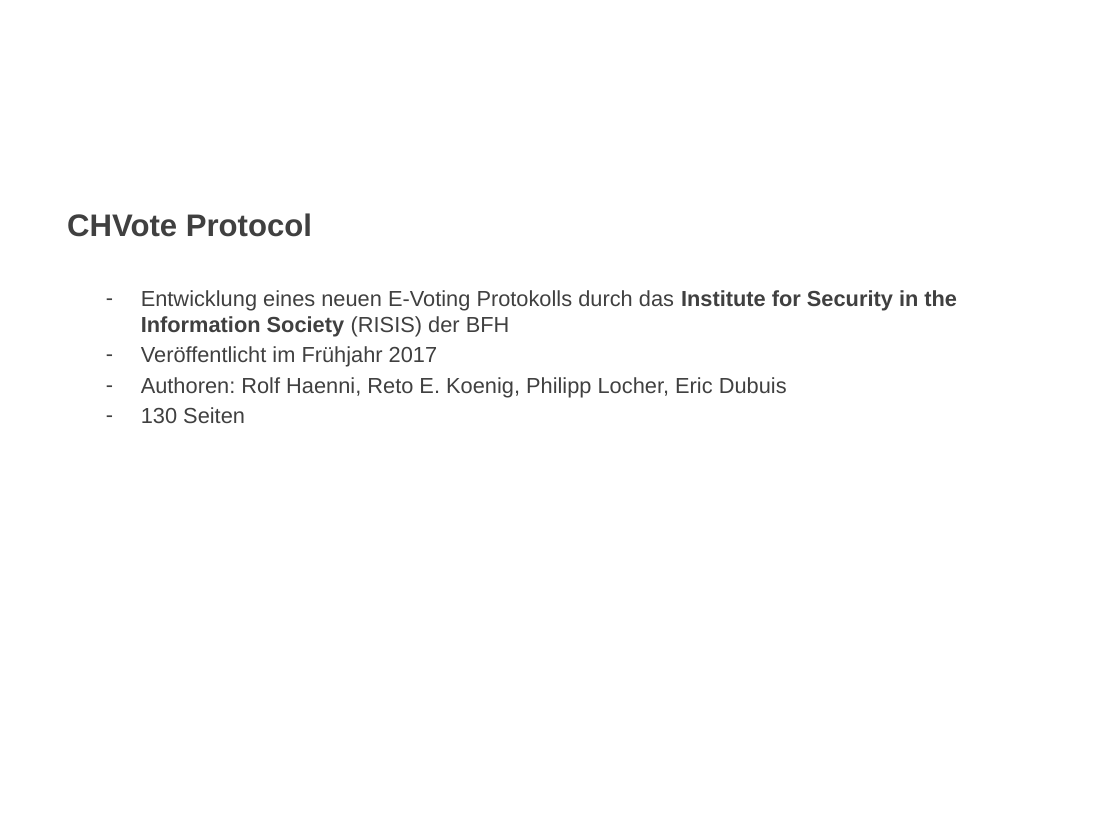
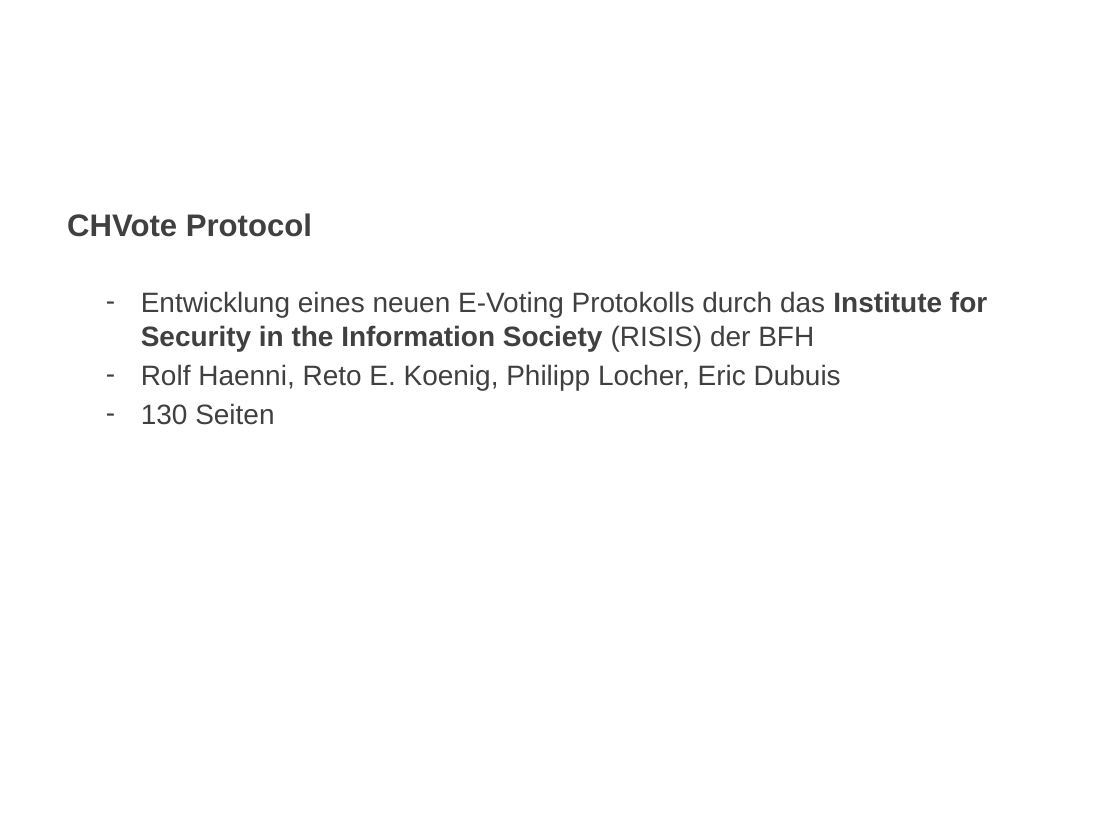
Before and after one commit to nextgenevoting/visualizer, a slide deck: slide 3 of docs/Presentation.pptx. Drawn at 1120x840 pixels with LibreOffice and Linux fonts; fonts in the diff are those of the drawing; background and template pictures are left out. Boxes give left, top, right and bottom in pixels: in the first picture for what was removed or moved away, otherwise in the second. Text is boxed around its words. In the diff, an @@ line names an element or a change of style, - is before the commit and + after.

```diff
--- a/docs/Presentation.pptx
+++ b/docs/Presentation.pptx
@@ text at [141,291,987,425]: size 14 to 18 pt in "Entwicklung eines neuen E-Voting Protokolls durch das ...", "130 Seiten" @@
@@ text at [141,364,841,390]: text changed; size 14 to 18 pt @@
-– Veröffentlicht im Frühjahr 2017
-– Authoren: Rolf Haenni, Reto E. Koenig, Philipp Locher, Eric Dubuis
+– Rolf Haenni, Reto E. Koenig, Philipp Locher, Eric Dubuis
```
Also in this commit, not shown: 2 other slides changed, 11 other files.
